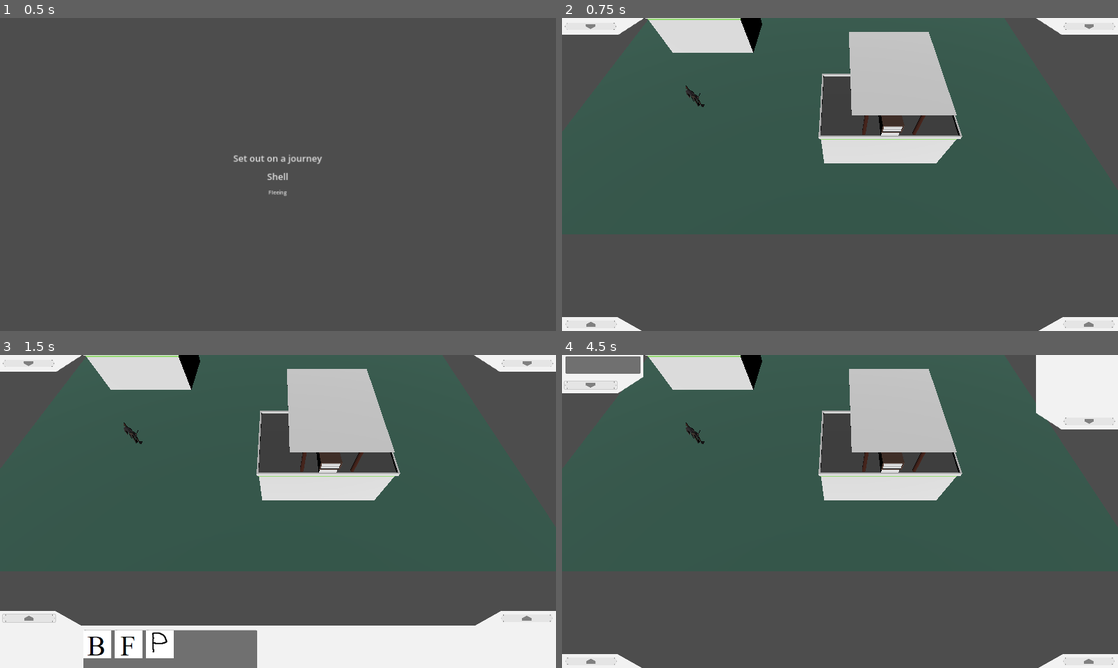
Above: before the commit, frames 1-4 (two rows, left to right).
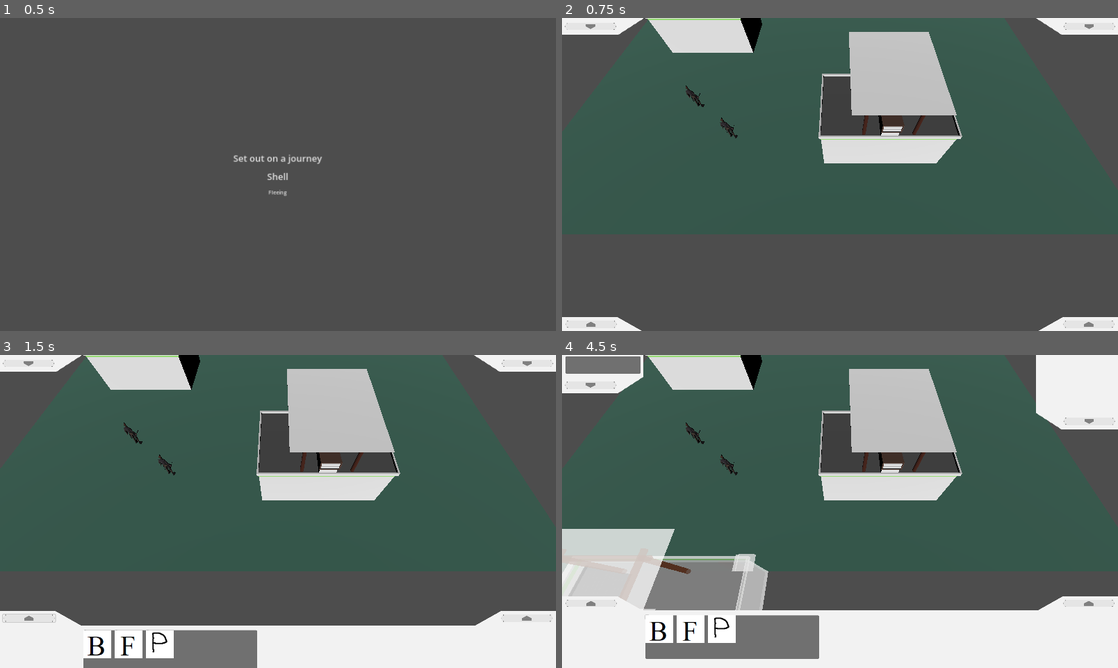
Above: after the commit, the same moments.

Repository: andrijzyn/The-Undefinders
Game: Godot game, scene res://features/GUI/menu/menu.tscn
Two runs of this game, one before a commit and one after it. Both use one fixed random seed, a clock stepped at 60 frames per second and the inputs below.
Inputs (mouse positions are in pixels of both pictures, inside the frame that each line leads up to):
- Up to frame 1 (0.5 s): no input
- Up to frame 2 (0.75 s): click "Set out on a journey" at 0.5 s
- Up to frame 3 (1.5 s): click (27, 661) at 1.25 s
- Up to frame 4 (4.5 s): click (1090, 602) at 2 s; click (1090, 364) at 2.75 s; click (589, 364) at 3.5 s; click (645, 617) at 4.27 s

Frame 1 is identical in both runs. In frame 2, less than 0.1% of the frame differs, in the area x 28-32%, y 31-39%; in frame 3, less than 0.1%; in frame 4, 26%, in the area x 0-100%, y 8-100%.
Error after the commit: Cannot call method 'set_trans' on a null value. (res://shared/HandlerClasses/UI.gd:83)

Commit message:
Caching HealthBar, Tweens, unit state in template(Solider)
Returned 2-nd solider in world

Diff:
--- a/app/main_scene.tscn
+++ b/app/main_scene.tscn
@@ -38,4 +38,7 @@
 [node name="Soldier" parent="." instance=ExtResource("1_o4col")]
 transform = Transform3D(1, 0, 0, 0, 1, 0, 0, 0, 1, 9.87615, 0, -9.82027)
 
+[node name="Soldier2" parent="." instance=ExtResource("1_o4col")]
+transform = Transform3D(1, 0, 0, 0, 1, 0, 0, 0, 1, 6.467, 0, -12.9)
+
 [node name="RTS_UI" parent="." instance=ExtResource("5_pqs64")]
--- a/entities/Units/USA/Infantry/Soldier/soldier.gd
+++ b/entities/Units/USA/Infantry/Soldier/soldier.gd
@@ -1,19 +1,25 @@
 extends MovableUnit
 class_name Soldier
 
+var isWalking: bool = false
+
 func _init() -> void:
 	super._init()
-	maxHealth = 100
-	currentHealth = 100
+	var soldier_config = UnitConfig.new()
+	soldier_config.max_health = 100
+	soldier_config.speed = 3.0
+	soldier_config.rotation_speed = 5.0
+	soldier_config.threshold = 0.01
+	set_config(soldier_config)
 
 func _process(delta: float) -> void:
 	super._process(delta)
 
-	# Плей анимации если движется, иначе стоп анимацию
 	if isMoving or isPatrolling:
-		if not animPlayer.is_playing() or animPlayer.current_animation != "rig|walk ":
+		if not isWalking:
 			animPlayer.play("rig|walk ")
+			isWalking = true
 	else:
-		animPlayer.stop()
-		animPlayer.play("rig|idle ")
-		animPlayer.stop()
+		if isWalking:
+			animPlayer.play("rig|idle ")
+			isWalking = false
--- a/shared/AbstractClasses/MovableUnit.gd
+++ b/shared/AbstractClasses/MovableUnit.gd
@@ -3,26 +3,18 @@
 
 var currentHealth: float
 var maxHealth: float
-
-const SPEED = 2.0
-const JUMP_VELOCITY = 4.5
-const threshold: float = 0.01
-const rotation_speed: float = 5.0
-
 var target_angle: float = 0.0
-
 var isMoving: bool = false
 var isHealthBarVisible := false
 var isSelected := false
 var isPatrolling := false
-
 var direction: Vector3
-
 var waypointQueue: PackedVector3Array = []
 var patrolPoints: PackedVector3Array = []
 var currentPaths: PackedVector3Array = []
 var currentPath: int = 0
 var currentPatrolPoint: int = 0
+var unit_config: UnitConfig
 
 @onready var animPlayer := $AnimPlayer
 @onready var healthBar :HealthBar = $SubViewport.get_child(0)
@@ -44,6 +36,11 @@
 	mainCamera = get_tree().get_nodes_in_group(Constants.cameras)[0]
 	mapRID = get_world_3d().navigation_map
 
+func set_config(config: UnitConfig) -> void:
+	unit_config = config
+	maxHealth = unit_config.max_health
+	currentHealth = maxHealth
+
 func setSelected(val: bool) -> void:
 	isSelected = val
 	setHealthBarVisibility(val)
@@ -56,7 +53,8 @@
 	changeHealthBar()
 
 func changeHealthBar():
-	healthBar.setHealthPercentage(currentHealth / maxHealth)
+	var health_percentage = currentHealth / maxHealth
+	healthBar.setHealthPercentage(health_percentage)
 
 func handle_input():
 	if isSelected:
@@ -117,13 +115,13 @@
 		keep_rotating(delta)
 
 func keep_rotating(delta: float):
-	if Utils.angle_diff(rotation.y, target_angle) > threshold:
-		rotation.y = lerp_angle(rotation.y, target_angle, rotation_speed * delta)
+	if Utils.angle_diff(rotation.y, target_angle) > unit_config.threshold:
+		rotation.y = lerp_angle(rotation.y, target_angle, unit_config.rotation_speed * delta)
 
 func keep_moving(delta: float):
 	var next_position = currentPaths[currentPath] - global_position
 	handle_rotate_by_position(delta, next_position)
-	velocity = velocity.lerp(next_position.normalized() * SPEED, delta)
+	velocity = velocity.lerp(next_position.normalized() * unit_config.speed, delta)
 
 	if next_position.length_squared() < 1.0:
 		if currentPath < currentPaths.size() - 1:
@@ -140,7 +138,7 @@
 func keep_patrolling(delta: float):
 	var next_position = currentPaths[currentPath] - global_position
 	handle_rotate_by_position(delta, next_position)
-	velocity = velocity.lerp(next_position.normalized() * SPEED, delta)
+	velocity = velocity.lerp(next_position.normalized() * unit_config.speed, delta)
 
 	if next_position.length_squared() < 1.0:
 		if currentPath < currentPaths.size() - 1:
@@ -150,9 +148,9 @@
 			update_patrol_path()
 
 func handle_rotate_by_position(delta: float, move_direction: Vector3):
-	if move_direction.length_squared() > 0.01:
+	if move_direction.length_squared() > unit_config.threshold:
 		target_angle = atan2(move_direction.x, move_direction.z)
-		rotation.y = lerp_angle(rotation.y, target_angle, rotation_speed * delta)
+		rotation.y = lerp_angle(rotation.y, target_angle, unit_config.rotation_speed * delta)
 
 func update_path():
 	if waypointQueue.is_empty():
--- /dev/null
+++ b/shared/AbstractClasses/UnitConfig.gd
@@ -0,0 +1,7 @@
+extends Resource
+class_name UnitConfig
+
+var max_health: float = 100.0
+var speed: float = 2.0
+var rotation_speed: float = 5.0
+var threshold: float = 0.01
--- a/shared/HUD/healthBar/HealthBar.gd
+++ b/shared/HUD/healthBar/HealthBar.gd
@@ -2,6 +2,9 @@
 class_name HealthBar
 
 @onready var greenBar :ColorRect = $GreenBar
+var current_percentage: float = -1.0
 
-func setHealthPercentage(percent:float):
-	greenBar.size.x = percent * self.size.x
+func setHealthPercentage(percent: float):
+	if percent != current_percentage:
+		greenBar.size.x = percent * self.size.x
+		current_percentage = percent
--- a/shared/HandlerClasses/UI.gd
+++ b/shared/HandlerClasses/UI.gd
@@ -25,6 +25,8 @@
 	"factory": { "icon": preload("res://features/GUI/textures/factory.png"), "cost": 300, "size": Vector2(3,3) },
 	"power_plant": { "icon": preload("res://features/GUI/textures/power_plant.png"), "cost": 150, "size": Vector2(2,2) }
 }
+
+var tween_cache: Dictionary = {}
 
 func _ready():
 	update_buildings_display()
@@ -72,7 +74,12 @@
 	bottom_is_moved = !bottom_is_moved
 
 func animate_element(element: Control, target_y: float):
-	var tween = create_tween()
+	var tween: Tween
+	if not element in tween_cache:
+		tween = create_tween()
+		tween_cache[element] = tween
+	else:
+		tween = tween_cache[element]
 	tween.tween_property(element, "position:y", target_y, MOVE_TIME).set_trans(Tween.TRANS_CUBIC).set_ease(Tween.EASE_OUT)
 
 func adjust_selection_panel():
